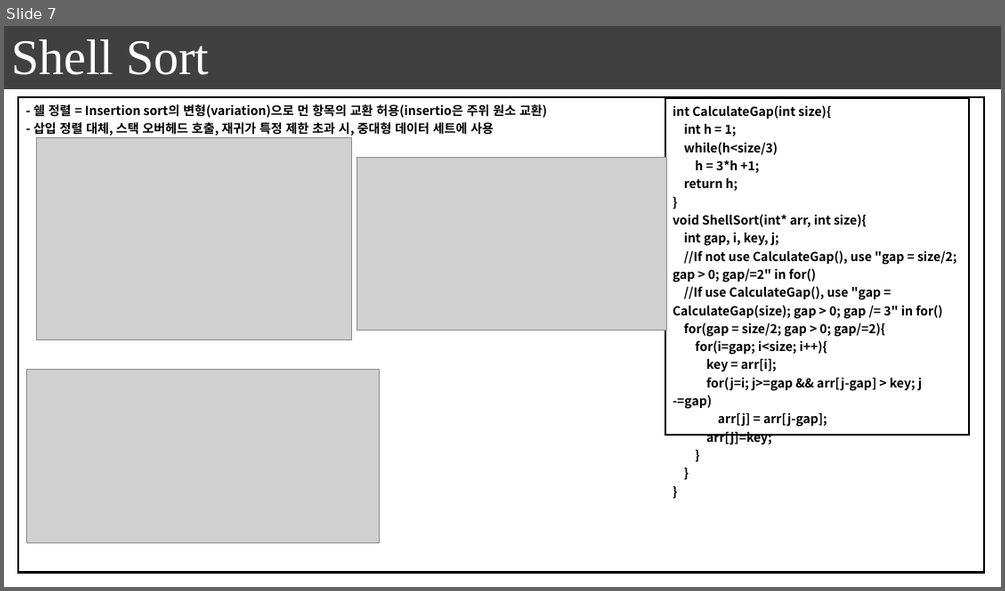
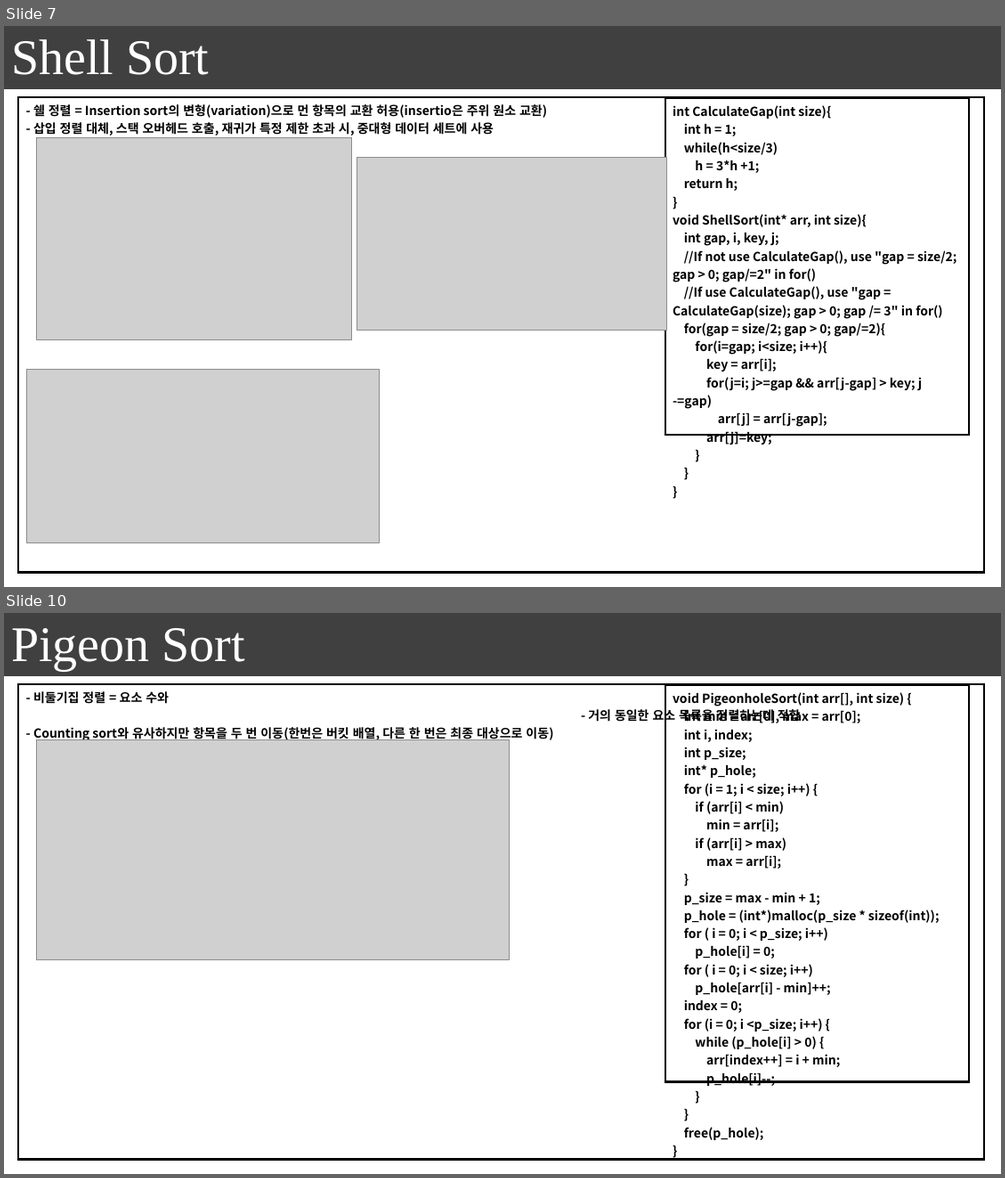
Before and after one commit to seonghokim/Study, a slide deck: Algorithm in c.pptx. Shown one above the other, each under a label of ours: slide 7 before the commit, slides 7 and 10 after it; the slides between them are not shown. The pictures are 1005x591 and 1005x1178 pixels, drawn with LibreOffice and Linux fonts; fonts in the diff are those of the drawing; grey boxes stand for pictures. Boxes give left, top, right and bottom in pixels: in the first picture for what was removed or moved away, otherwise in the second. Text is boxed around its words. In the diff, an @@ line names an element or a change of style, - is before the commit and + after.

```diff
--- a/Algorithm in c.pptx
+++ b/Algorithm in c.pptx
@@ slide 10 added at box(4, 613, 1001, 1174), background #FFFFFF; not listed: 1 template element that a slide beside it also shows @@
@@ text added at box(11, 628, 245, 671), 48 pt, text #FFFFFF @@
+Pigeon Sort
@@ table added at box(18, 684, 985, 1159), 1 rows, 1 columns @@
+- 비둘기집 정렬 = 요소 수와 - 거의 동일한 요소 목록을 정렬하는데 적합 / - Counting sort와 유사하지만 항목을 두 번 이동(한번은 버킷 배열, 다른 한 번은 최종 대상으로 이동)
@@ table added at box(665, 686, 969, 1143), 1 rows, 1 columns @@
+void PigeonholeSort(int arr[], int size) { / int min = arr[0], max = arr[0]; / int i, index; / int p_size; / int* p_hole; / for (i = 1; i < size; i++) { / if (arr[i] < min) / min = arr[i]; / if (arr[i] > max) / max = arr[i]; / } / p_size = max - min + 1; / p_hole = (int*)malloc(p_size * sizeof(int)); / for ( i = 0; i < p_size; i++) / p_hole[i] = 0; / for ( i = 0; i < size; i++) / p_hole[arr[i] - min]++; / index = 0; / for (i = 0; i <p_size; i++) { / while (p_hole[i] > 0) { / arr[index++] = i + min; / p_hole[i]--; / } / } / free(p_hole); / }
@@ picture added at box(36, 740, 509, 960) @@
```
Also in this commit, not shown: 2 slides changed, 9 other slides added, 2 other files.
